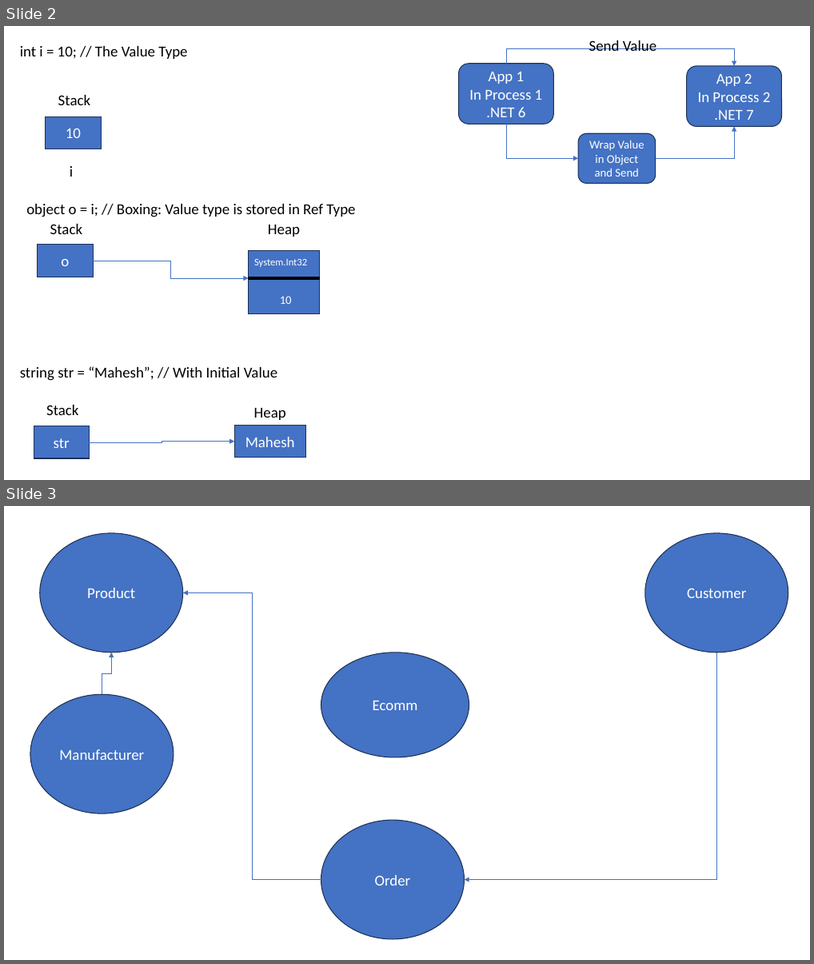
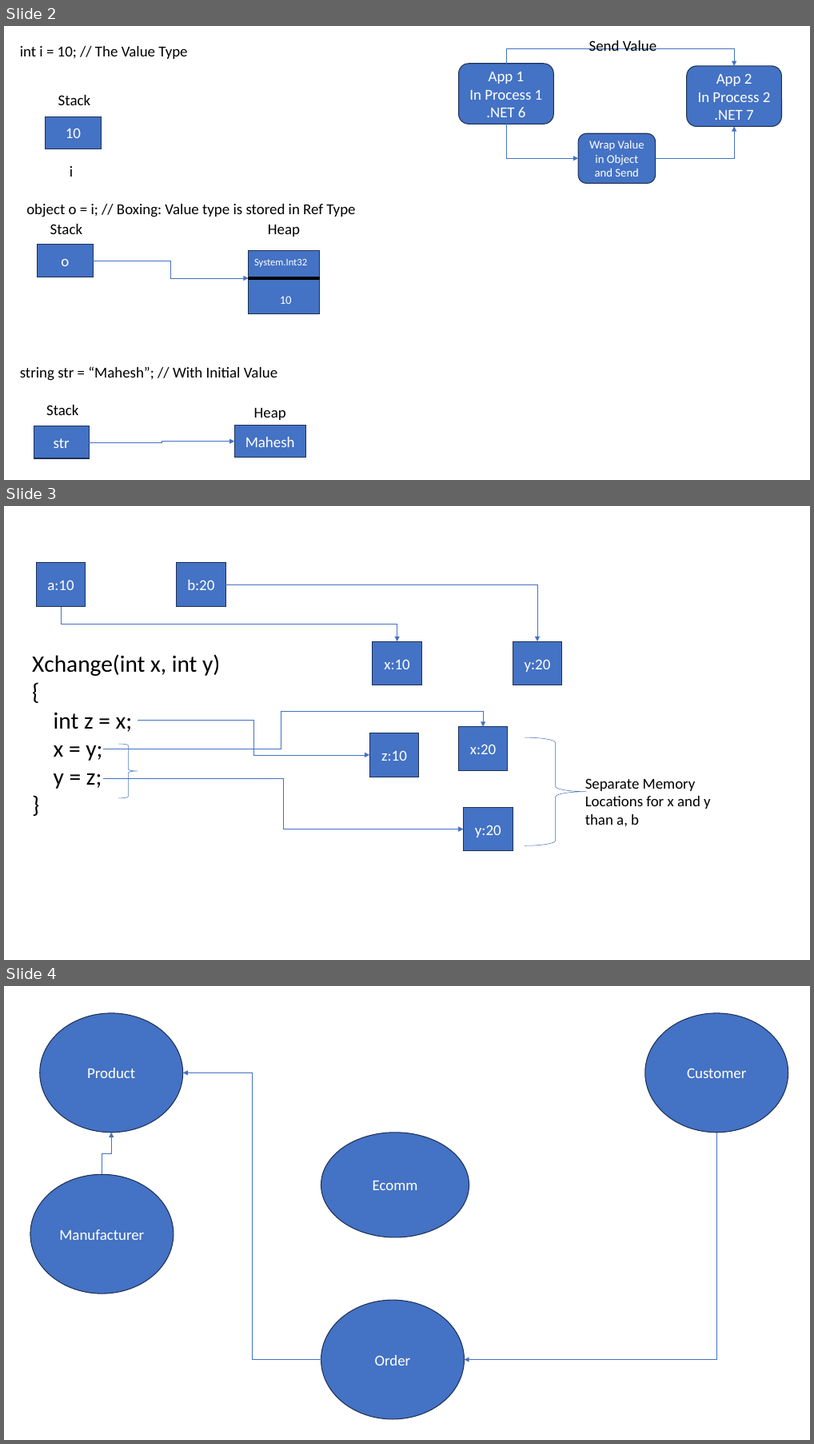
Before and after one commit to maheshsabnis/Capita_NETApps, a slide deck: TrgImages.pptx. Shown one above the other, each under a label of ours: slides 2 and 3 before the commit, slides 2, 3 and 4 after it. The pictures are 814x964 and 814x1444 pixels, drawn with LibreOffice and Linux fonts; fonts in the diff are those of the drawing. Boxes give left, top, right and bottom in pixels: in the first picture for what was removed or moved away, otherwise in the second. Text is boxed around its words. In the diff, an @@ line names an element or a change of style, - is before the commit and + after.

```diff
--- a/TrgImages.pptx
+++ b/TrgImages.pptx
@@ slide 3 added at [4, 506, 810, 960], background #FFFFFF @@
@@ rectangle added at [36, 563, 86, 607], fill #4472C4, outline #1E3256 1 pt, 18 pt, text #FFFFFF @@
+a:10
@@ rectangle added at [177, 563, 226, 607], fill #4472C4, outline #1E3256 1 pt, 18 pt, text #FFFFFF @@
+b:20
@@ elbow arrow added from (226, 584) to (538, 641), #4472C4 0.5 pt @@
@@ elbow arrow added from (61, 607) to (398, 641), #4472C4 0.5 pt @@
@@ rectangle added at [373, 641, 422, 685], fill #4472C4, outline #1E3256 1 pt, 18 pt, text #FFFFFF @@
+x:10
@@ rectangle added at [513, 641, 562, 685], fill #4472C4, outline #1E3256 1 pt, 18 pt, text #FFFFFF @@
+y:20
@@ text added at [32, 654, 220, 788], 28 pt, text #000000 @@
+Xchange(int x, int y)
+{
+int z = x;
+x = y;
+y = z;
+}
@@ elbow arrow added from (103, 748) to (484, 727), #4472C4 0.5 pt @@
@@ elbow arrow added from (138, 720) to (370, 755), #4472C4 0.5 pt @@
@@ right brace added at [119, 744, 138, 798], outline #4472C4 0.5 pt @@
@@ rectangle added at [370, 733, 420, 776], fill #4472C4, outline #1E3256 1 pt, 18 pt, text #FFFFFF @@
+z:10
@@ rectangle added at [459, 727, 509, 770], fill #4472C4, outline #1E3256 1 pt, 18 pt, text #FFFFFF @@
+x:20
@@ right brace added at [525, 737, 586, 845], outline #4472C4 0.5 pt @@
@@ elbow arrow added from (103, 778) to (464, 829), #4472C4 0.5 pt @@
@@ text added at [586, 778, 711, 826], 18 pt, text #000000 @@
+Separate Memory Locations for x and y than a, b
@@ rectangle added at [464, 808, 514, 851], fill #4472C4, outline #1E3256 1 pt, 18 pt, text #FFFFFF @@
+y:20
@@ what was slide 3 is now slide 4 @@
```
Also in this commit, not shown: 2 other slides added, 25 other files.
